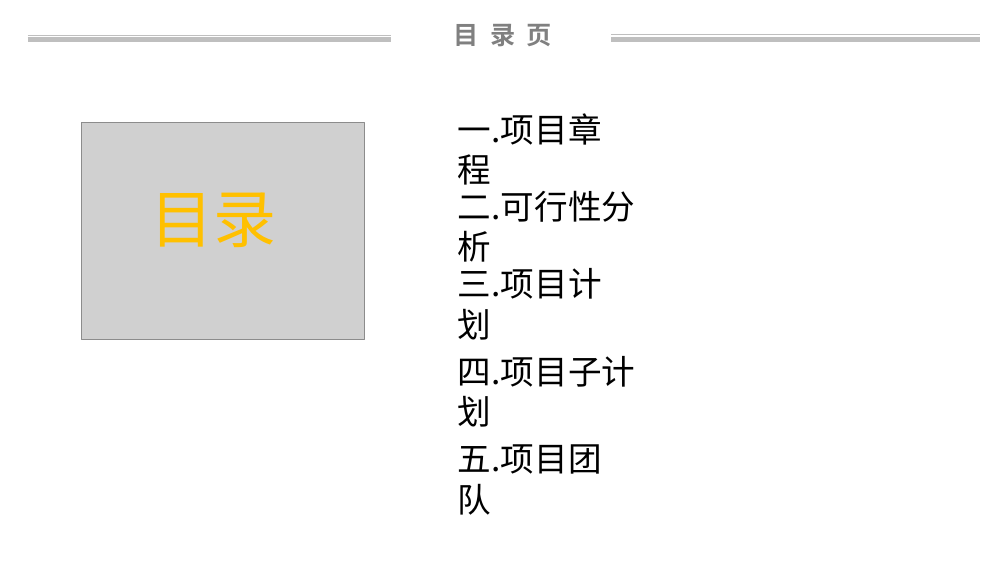
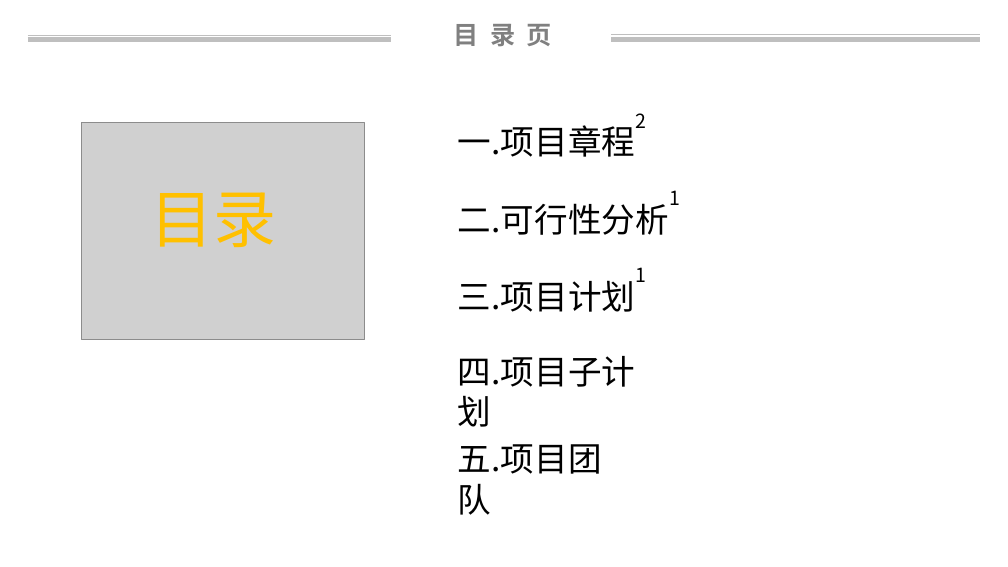
Before and after one commit to on6nx/requirement, a slide deck: slide 2 of 1.projectplan/G07项目计划2.0.pptx. Drawn at 1008x567 pixels with LibreOffice and Linux fonts; fonts in the diff are those of the drawing; grey boxes stand for pictures; background and template pictures are left out. Boxes give left, top, right and bottom in pixels: in the first picture for what was removed or moved away, otherwise in the second. Text is boxed around its words. In the diff, an @@ line names an element or a change of style, - is before the commit and + after.

```diff
--- a/1.projectplan/G07项目计划2.0.pptx
+++ b/1.projectplan/G07项目计划2.0.pptx
@@ text at <box>458,113,646,157</box>: text changed @@
-一.项目章程
+一.项目章程2
@@ text at <box>458,190,680,235</box>: text changed @@
-二.可行性分析
+二.可行性分析1
@@ text at <box>458,267,646,312</box>: text changed @@
-三.项目计划
+三.项目计划1
```
Also in this commit, not shown: 8 other slides changed, 1 slide added, 4 other files.
